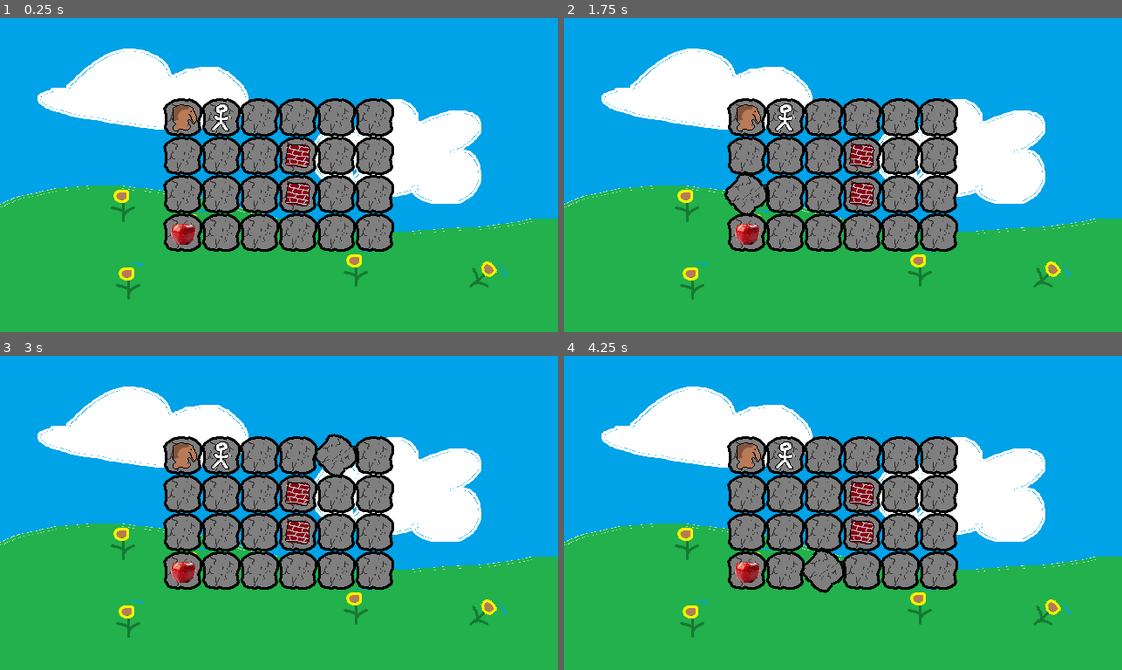
Above: before the commit, frames 1-4 (two rows, left to right).
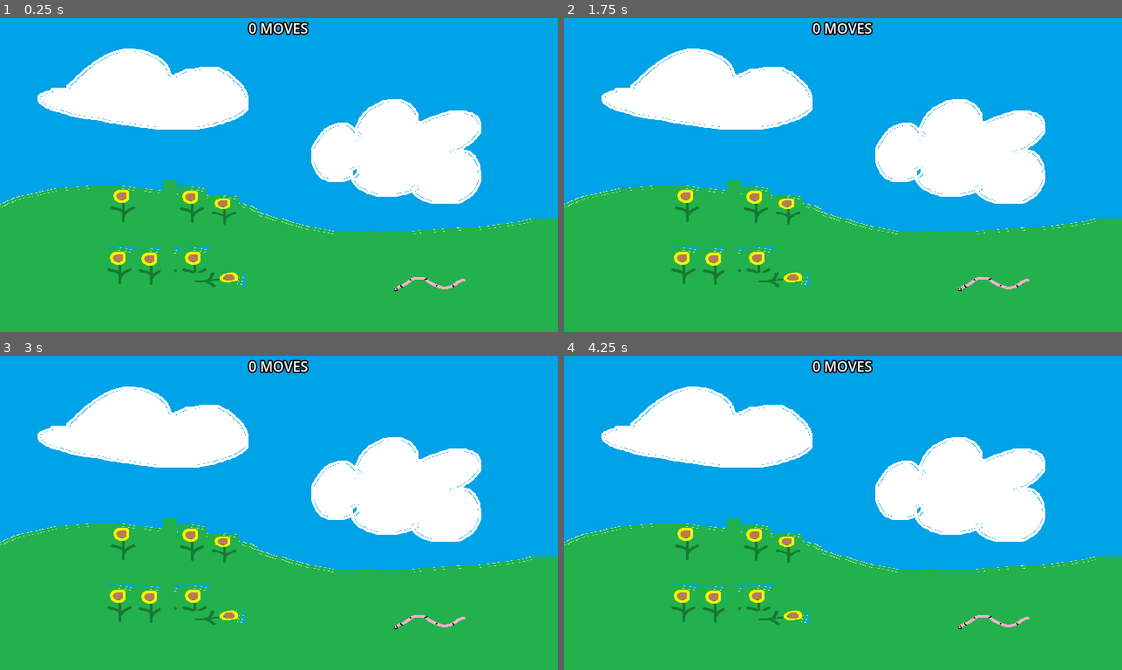
Above: after the commit, the same moments.

Repository: BanaCubed/Yet-Another-Assessment
Game: Godot game, scene res://scenes/game.tscn
Same seed, same stepped clock (60 frames per second), same inputs: the game is played once before the commit and once after it.
Inputs (mouse positions are in pixels of both pictures, inside the frame that each line leads up to):
- Up to frame 1 (0.25 s): no input
- Up to frame 2 (1.75 s): tap Enter at 0.5 s; move the mouse to (965, 159) at 0.52 s; click (965, 159) at 0.67 s; tap Space at 1.25 s; move the mouse to (731, 190) at 1.27 s; click (731, 190) at 1.42 s
- Up to frame 3 (3 s): move the mouse to (334, 443) at 2.02 s; click (334, 443) at 2.17 s; tap Enter at 2.75 s; move the mouse to (251, 575) at 2.77 s; click (251, 575) at 2.92 s
- Up to frame 4 (4.25 s): tap Space at 3.5 s; move the mouse to (1010, 560) at 3.52 s; click (1010, 560) at 3.67 s

The runs differ from the first frame. In frame 1, 20% of the frame differs, in the area x 18-91%, y 1-90%; in frame 2, 20%; in frame 3, 20%; in frame 4, 20%.

Commit message:
feat: Partial implementation of interactions

Diff:
--- a/resources/levels/level_001.tres
+++ b/resources/levels/level_001.tres
@@ -42,6 +42,7 @@
 script = ExtResource("1_saulk")
 entity = ExtResource("6_82dld")
 position = Vector2i(0, 3)
+state = -3
 metadata/_custom_type_script = "uid://dq4lpkdncutpi"
 
 [resource]
--- a/scenes/level.tscn
+++ b/scenes/level.tscn
@@ -112,5 +112,18 @@
 layout_mode = 2
 text = "MOVE"
 
+[node name="TurnCounter" type="Label" parent="." unique_id=145758314]
+custom_minimum_size = Vector2(180, 0)
+layout_mode = 1
+anchors_preset = 10
+anchor_right = 1.0
+offset_bottom = 23.0
+grow_horizontal = 2
+text = "0 MOVES"
+label_settings = SubResource("LabelSettings_2r41h")
+horizontal_alignment = 1
+vertical_alignment = 1
+autowrap_mode = 2
+
 [connection signal="selected" from="Grid/GridRow/GridTile" to="." method="_on_grid_tile_selected"]
 [connection signal="pressed" from="ActionsBar/MoveAbilityButton" to="." method="_on_move_ability_button_pressed"]
--- a/scripts/entities/entity_data.gd
+++ b/scripts/entities/entity_data.gd
@@ -1,11 +1,11 @@
 class_name EntityData extends Resource
-## Resource containing the information regarding a specific instance of an entity.
+## Resource containing the information regarding a specific instance of an type.
 
 
-## The type of entity that this entity is.
-@export var entity: EntityType
-## The position of the entity on the level.
+## The type of type that this type is.
+@export var type: EntityType
+## The position of the type on the level.
 ## (0,0) is the top-left corner of the level.
 @export var position: Vector2i
-## The current state of this entity.
+## The current state of this type.
 @export var state := Entity.States.STATELESS
--- a/scripts/entities/entity_type.gd
+++ b/scripts/entities/entity_type.gd
@@ -8,3 +8,5 @@
 @export var sprite: Texture2D
 ## How this entity moves around.
 @export var movement_type: Movement.MovementType
+## The interactions this entity has with other entities.
+@export var interactions: Array[Interaction]
--- /dev/null
+++ b/scripts/entities/interaction.gd
@@ -0,0 +1,40 @@
+class_name Interaction extends Resource
+## Resource containing details on an interaction between mutiple types of entities.
+
+
+## Enum containing the valid outcomes of an interaction between two entities.
+enum Outcomes {
+    ## Consumes the target entity.
+    ## This will convert HUNGRY selfs to SATIATED.
+    CONSUME_TARGET,
+
+    ## Consumes the entity that triggers this interaction.
+    ## This will convert HUNGRY targets to SATIATED.
+    CONSUME_SELF,
+
+    ## Preserve the target entity.
+    ## This will convert SPOILABLE targets to PRESERVED.
+    PRESERVE_TARGET,
+
+    ## Preserves the entity that triggers this interaction.
+    ## This will convert SPOILABLE selfs to PRESERVED.
+    PRESERVE_SELF,
+}
+
+
+## String containing the name of the target entity-type.
+## This is not a direct reference to the second entity type because that could
+## result in circular references or some weird instance-related equality issues.
+@export var target_type: String
+## The outcome of this interaction.
+@export var interaction_type: Outcomes
+
+
+## Utility function for getting the interactions between a source entity and a target entity.
+## **DOES NOT CHECK BOTH WAYS**.
+static func interactions_between(source: EntityType, target: String) -> Array[Outcomes]:
+    var collector: Array[Outcomes] = []
+    for rule in source.interactions:
+        if rule.target_type == target:
+            collector.append(rule.interaction_type)
+    return collector
--- a/scripts/entities/movement.gd
+++ b/scripts/entities/movement.gd
@@ -4,13 +4,18 @@
 
 ## Enum of all movement types accepted.
 enum MovementType {
+	## Disables movement.
 	STATIONARY,
+	## Can move infinitely horizontally *or* vertically, until hitting another entity.
 	ORTHOGONAL,
+	## Can move infinitely diagonally until hitting another entity.
 	DIAGONAL,
+	## Can move suspiciously like a knight from hit game Chess™.
 	HORSE,
 }
 
 
+#region Vector Constants
 ## Constant containing the offset vectors of the HORSE movement type.
 const HORSE_VECTORS: Array[Vector2i] = [
 	Vector2i(-1, -2),
@@ -40,16 +45,17 @@
 	Vector2i(-1, 1),
 	Vector2i(-1, -1),
 ]
+#endregion
 
 
 #region Valid Tiles
 ## Collects the valid tiles that an entity would be able to go to.
 ## Currently does not support walls of any kind.
 static func get_valid_tiles(
-		type: MovementType,
-		grid_size: Vector2i,
-		origin: Vector2i,
-		off_limits: Array[Vector2i],
+	type: MovementType,
+	grid_size: Vector2i,
+	origin: Vector2i,
+	off_limits: Array[Vector2i],
 ) -> Array[Vector2i]:
 	var tiles_collector: Array[Vector2i] = []
 	match type:
@@ -57,11 +63,11 @@
 			for VECTOR in ORTHOGONAL_VECTORS:
 				var to_check = origin + VECTOR
 				while (
-						to_check.x < grid_size.x and
-						to_check.x >= 0 and
-						to_check.y < grid_size.y and
-						to_check.y >= 0 and
-						to_check not in off_limits
+					to_check.x < grid_size.x and
+					to_check.x >= 0 and
+					to_check.y < grid_size.y and
+					to_check.y >= 0 and
+					to_check not in off_limits
 				):
 					tiles_collector.append(to_check)
 					to_check += VECTOR
@@ -69,11 +75,11 @@
 			for VECTOR in DIAGONAL_VECTORS:
 				var to_check = origin + VECTOR
 				while (
-						to_check.x < grid_size.x and
-						to_check.x >= 0 and
-						to_check.y < grid_size.y and
-						to_check.y >= 0 and
-						to_check not in off_limits
+					to_check.x < grid_size.x and
+					to_check.x >= 0 and
+					to_check.y < grid_size.y and
+					to_check.y >= 0 and
+					to_check not in off_limits
 				):
 					tiles_collector.append(to_check)
 					to_check += VECTOR
@@ -81,11 +87,11 @@
 			for VECTOR in HORSE_VECTORS:
 				var to_check = VECTOR + origin
 				if (
-						to_check.x < grid_size.x and
-						to_check.x >= 0 and
-						to_check.y < grid_size.y and
-						to_check.y >= 0 and
-						to_check not in off_limits
+					to_check.x < grid_size.x and
+					to_check.x >= 0 and
+					to_check.y < grid_size.y and
+					to_check.y >= 0 and
+					to_check not in off_limits
 				):
 					tiles_collector.append(to_check)
 
--- a/scripts/entity.gd
+++ b/scripts/entity.gd
@@ -5,10 +5,16 @@
 
 ## Enum containing the states that an entity can be in.
 enum States {
+	## Disables rendering of the state display text, since it should be irrelevant.
 	STATELESS = 0,
+	## An animal that has not yet eaten a valid food type.
 	HUNGRY = 1,
+	## An animal that has eaten food.
 	SATIATED = 2,
+	## Food that has spoiled.
 	SPOILED = 3,
+
+	# -- Negative values represent turns until a food entity spoils.
 	SPOILS_IN_1 = -1,
 	SPOILS_IN_2 = -2,
 	SPOILS_IN_3 = -3,
@@ -17,8 +23,12 @@
 
 ## The type of entity to render.
 @export var entity_type: EntityType
+## The state of this entity.
+@export var entity_state: States
 
 
+## Converts the enum values into strings representing the state of an entity.
+## This function should probably be in a different file but I cannot think of where else it could go.
 static func name_from_state_id(id: States) -> String:
 	match id:
 		States.HUNGRY:
--- a/scripts/levels/level.gd
+++ b/scripts/levels/level.gd
@@ -36,12 +36,12 @@
 	var grid_full: VBoxContainer = $Grid
 
 	# Populating the level grid.
-	for i in range(level_data.size.y):
+	for i in range(level_data.dimensions.y):
 		var new_row: HBoxContainer = grid_row.duplicate()
 		new_row.name = "GridRow%s" % [i]
 		new_row.remove_child(new_row.get_child(0))
 
-		for j in range(level_data.size.x):
+		for j in range(level_data.dimensions.x):
 			var new_tile: GridTile = grid_tile.duplicate()
 			new_tile.name = "GridTile%s" % [j]
 			new_tile.tile_coordinates = Vector2i(j, i)
@@ -63,15 +63,15 @@
 	# exist anymore or have moved to new tiles, since there is not callback
 	# for either of those cases that directly hides the entities in their tiles
 	# directly.
-	for i in range(level_data.size.x):
-		for j in range(level_data.size.y):
+	for i in range(level_data.dimensions.x):
+		for j in range(level_data.dimensions.y):
 			var target_node: Entity = get_node("Grid/GridRow%s/GridTile%s/Entity" % [j, i])
 			target_node.visible = false
 
 	for entity in entities:
 		var pos := entity.position
-		var entity_type := entity.entity
-		if pos.x < level_data.size.x and pos.x >= 0 and pos.y < level_data.size.y and pos.y >= 0:
+		var entity_type := entity.type
+		if pos.x < level_data.dimensions.x and pos.x >= 0 and pos.y < level_data.dimensions.y and pos.y >= 0:
 			var target_node: Entity = get_node(
 				"Grid/GridRow%s/GridTile%s/Entity" % [pos.y, pos.x]
 			)
@@ -82,8 +82,8 @@
 
 #region Input Detection
 func _on_grid_tile_selected(coordinates: Vector2i) -> void:
-	for i in range(level_data.size.x):
-		for j in range(level_data.size.y):
+	for i in range(level_data.dimensions.x):
+		for j in range(level_data.dimensions.y):
 			var node: GridTile = get_node("Grid/GridRow%s/GridTile%s" % [j, i])
 			node.deselect()
 
@@ -103,8 +103,8 @@
 		entity_tiles.append(entity.position)
 
 	var legal_tiles = Movement.get_valid_tiles(
-		selected_entity.entity.movement_type,
-		level_data.size,
+		selected_entity.type.movement_type,
+		level_data.dimensions,
 		selected_coordinates,
 		entity_tiles,
 	)
@@ -121,9 +121,9 @@
 	tween_actionsbar.set_trans(Tween.TRANS_EXPO)
 
 	if selected_entity:
-		$ActionsBar/EntityTypeNameHolder/EntityTypeNameDisplay.text = selected_entity.entity.name
+		$ActionsBar/EntityTypeNameHolder/EntityTypeNameDisplay.text = selected_entity.type.name
 		$ActionsBar/EntityTypeNameHolder/EntityStateDisplay.text = Entity.name_from_state_id(selected_entity.state)
-		$ActionsBar/MoveAbilityButton.visible = selected_entity.entity.movement_type != Movement.MovementType.STATIONARY
+		$ActionsBar/MoveAbilityButton.visible = selected_entity.type.movement_type != Movement.MovementType.STATIONARY
 		tween_actionsbar.tween_property($ActionsBar, ^"position", Vector2(8.0, 312.0), 0.4)
 	else:
 		tween_actionsbar.tween_property($ActionsBar, ^"position", Vector2(8.0, 400.0), 0.4)
@@ -167,8 +167,8 @@
 
 	# Clear action indicators on all tiles, regardless of whether the entity actually moved.
 	# This is because either way the entity gets deselected, and the movement process ends.
-	for i in range(level_data.size.x):
-		for j in range(level_data.size.y):
+	for i in range(level_data.dimensions.x):
+		for j in range(level_data.dimensions.y):
 			var target_node: GridTile = get_node("Grid/GridRow%s/GridTile%s" % [j, i])
 			target_node.clear_action_indicator()
 
--- a/scripts/levels/level_data.gd
+++ b/scripts/levels/level_data.gd
@@ -2,8 +2,8 @@
 ## Resource containing all the information stored for a level.
 
 
-## The size of the level. Small values may behave strangely.
-@export var size: Vector2i
+## The dimensions of the level. Small values may behave strangely.
+@export var dimensions: Vector2i
 ## The background used for the level.
 @export var background: Texture2D
 ## An array containing all the entities and their starting positions in the level.
Not shown, added: scripts/entities/interaction.gd.uid
Binary file changed: sprites/background_default.png
